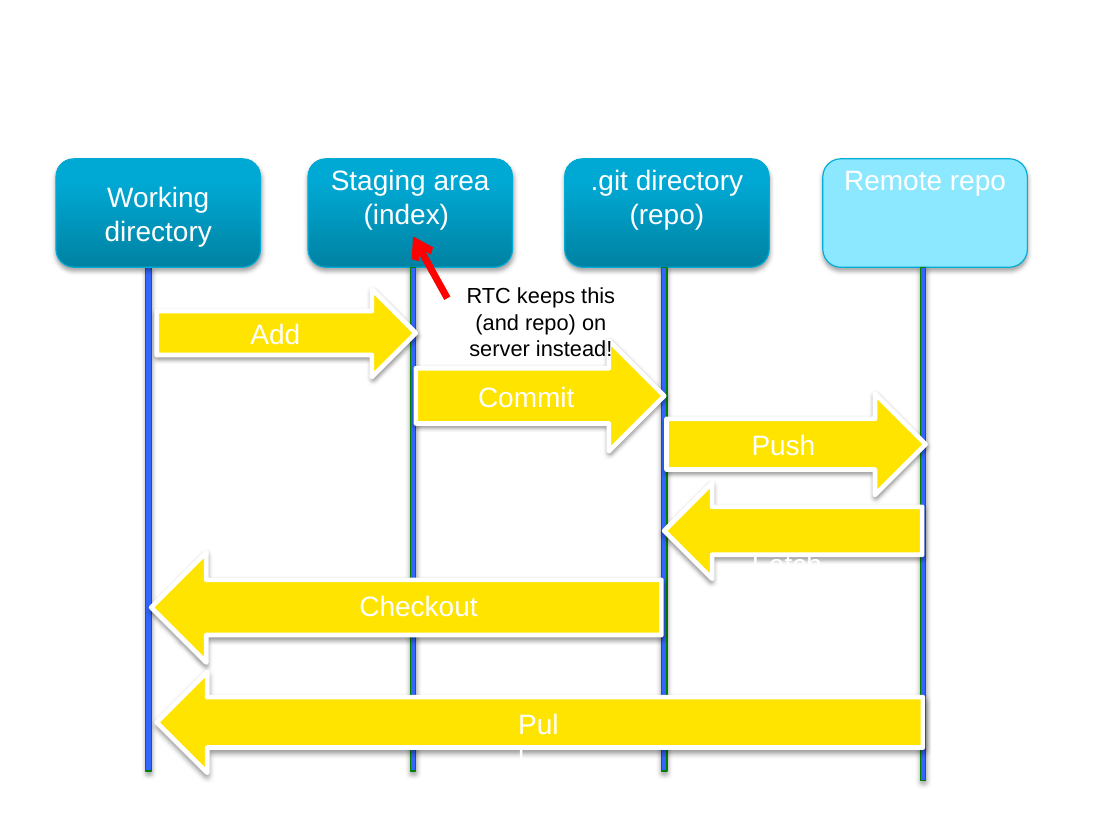
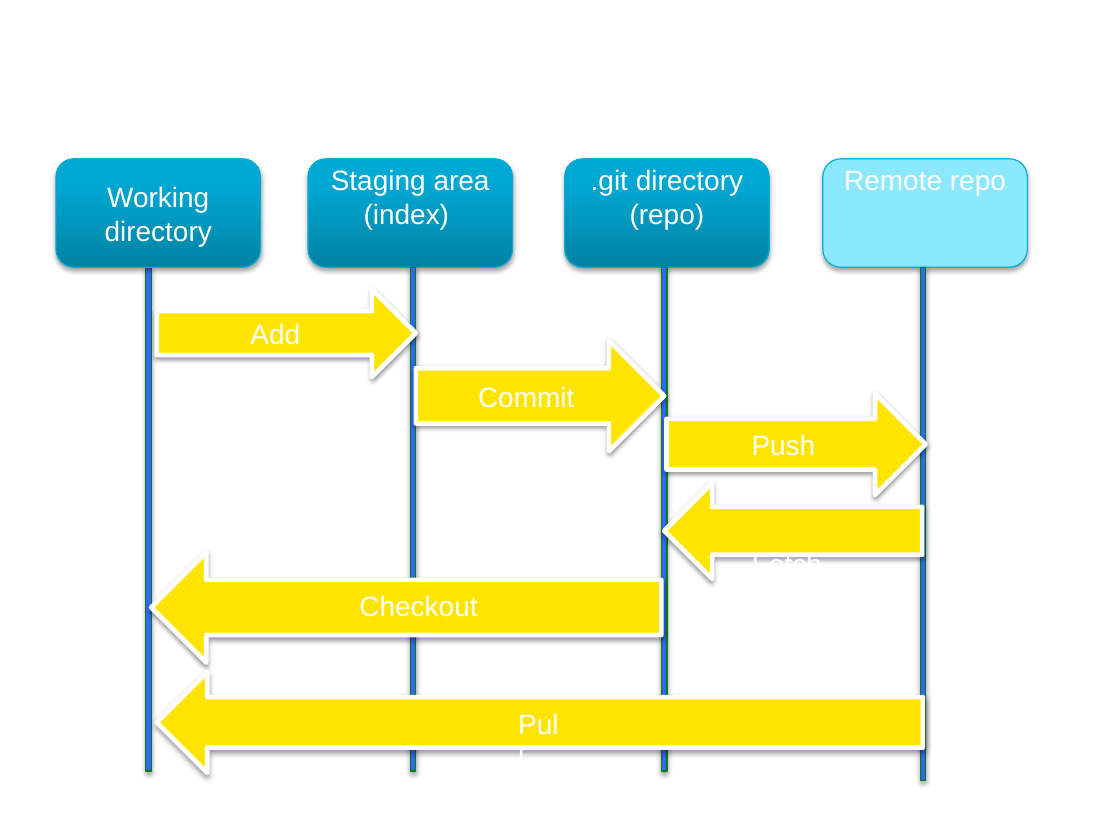
Before and after one commit to UncleCJ/hicollegegit, a slide deck: slide 12 of Git-introduktion_Hermods_HiQ.pptx. Drawn at 1120x840 pixels with LibreOffice and Linux fonts; fonts in the diff are those of the drawing; background and template pictures are left out. Boxes give left, top, right and bottom in pixels: in the first picture for what was removed or moved away, otherwise in the second. Text is boxed around its words. In the diff, an @@ line names an element or a change of style, - is before the commit and + after.

```diff
--- a/Git-introduktion_Hermods_HiQ.pptx
+++ b/Git-introduktion_Hermods_HiQ.pptx
@@ arrow removed from (447, 298) to (413, 236) @@
@@ text removed at box(467, 287, 615, 360) @@
-RTC keeps this (and repo) on server instead!
```
Also in this commit, not shown: 1 slide added.
